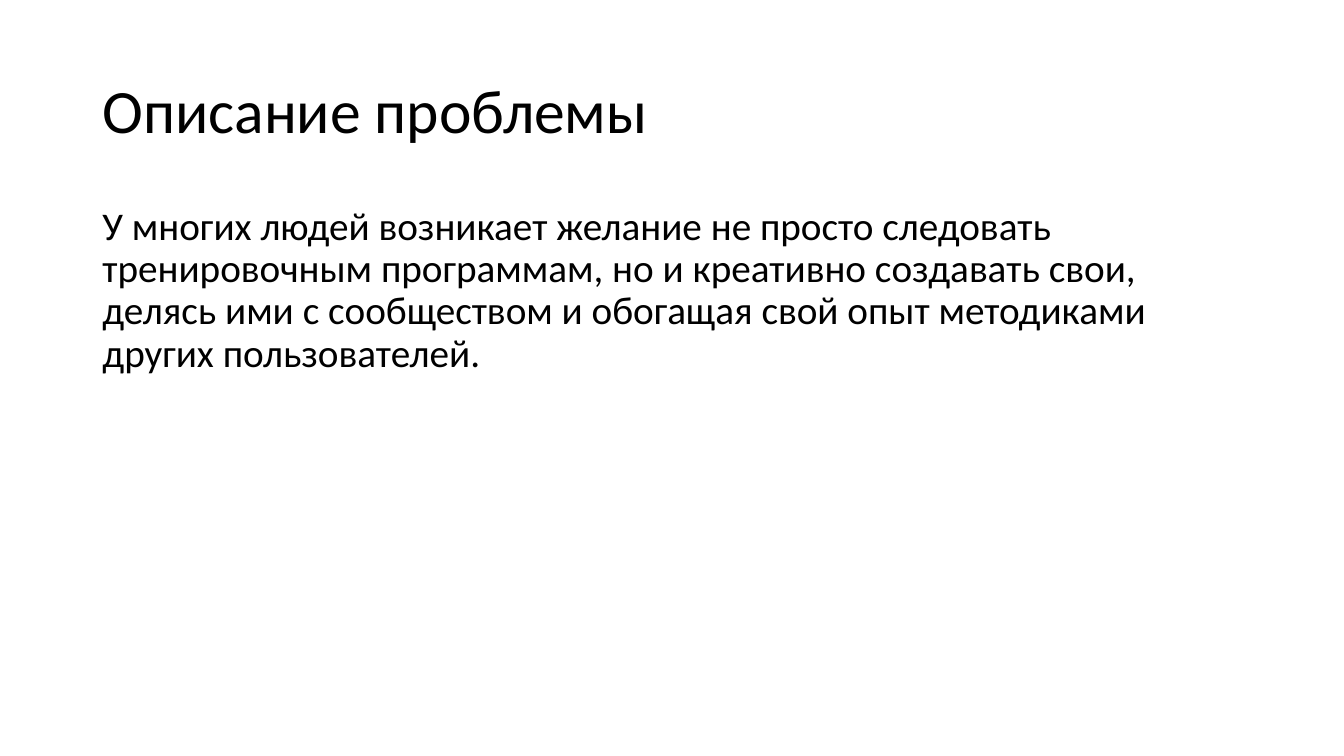
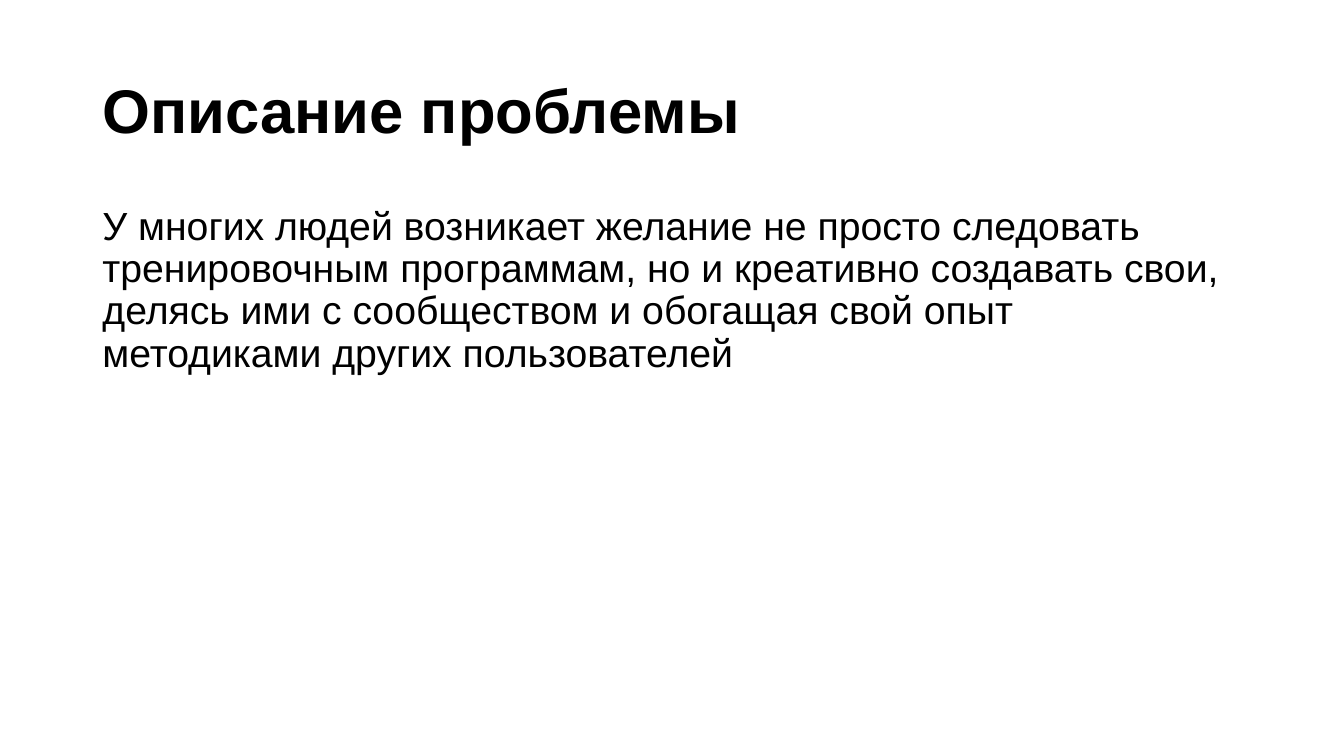
Before and after one commit to partickle/FitHub_Docs, a slide deck: slide 3 of Презентация технического задания.pptx (slide 2 before the commit). Drawn at 1344x756 pixels with LibreOffice and Linux fonts; fonts in the diff are those of the drawing. Boxes give left, top, right and bottom in pixels: in the first picture for what was removed or moved away, otherwise in the second. Text is boxed around its words. In the diff, an @@ line names an element or a change of style, - is before the commit and + after.

```diff
--- a/Презентация технического задания.pptx
+++ b/Презентация технического задания.pptx
@@ title "Описание проблемы" at [102, 88, 740, 145]: font Calibri to Arial, bold on @@
@@ text at [102, 211, 1218, 375]: text changed; font Calibri to Arial @@
-У многих людей возникает желание не просто следовать тренировочным программам, но и креативно создавать свои, делясь ими с сообществом и обогащая свой опыт методиками других пользователей.
+У многих людей возникает желание не просто следовать тренировочным программам, но и креативно создавать свои, делясь ими с сообществом и обогащая свой опыт методиками других пользователей
```
Also in this commit, not shown: 2 other slides changed, 12 slides added, 3 slides removed.
